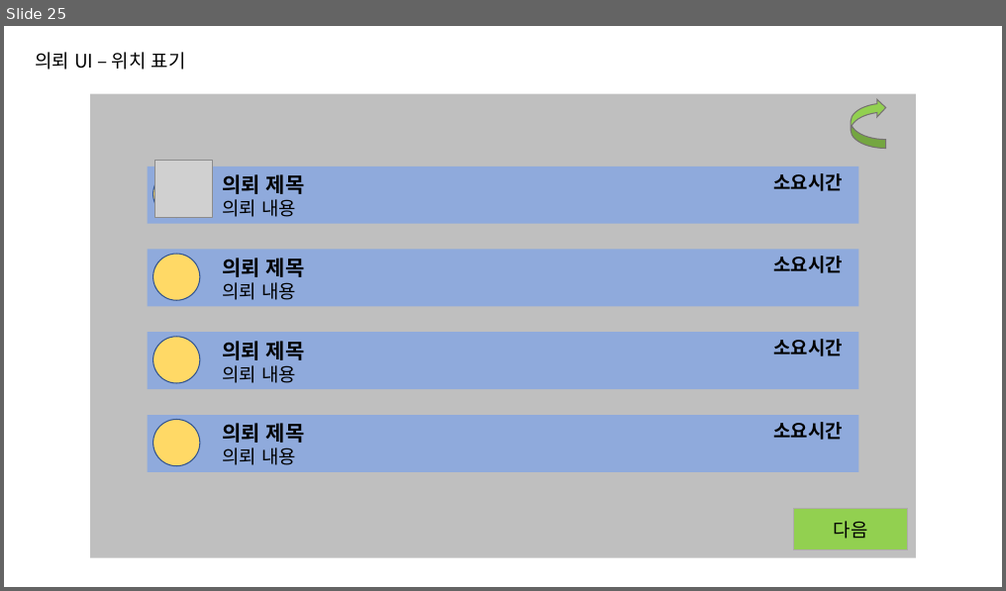
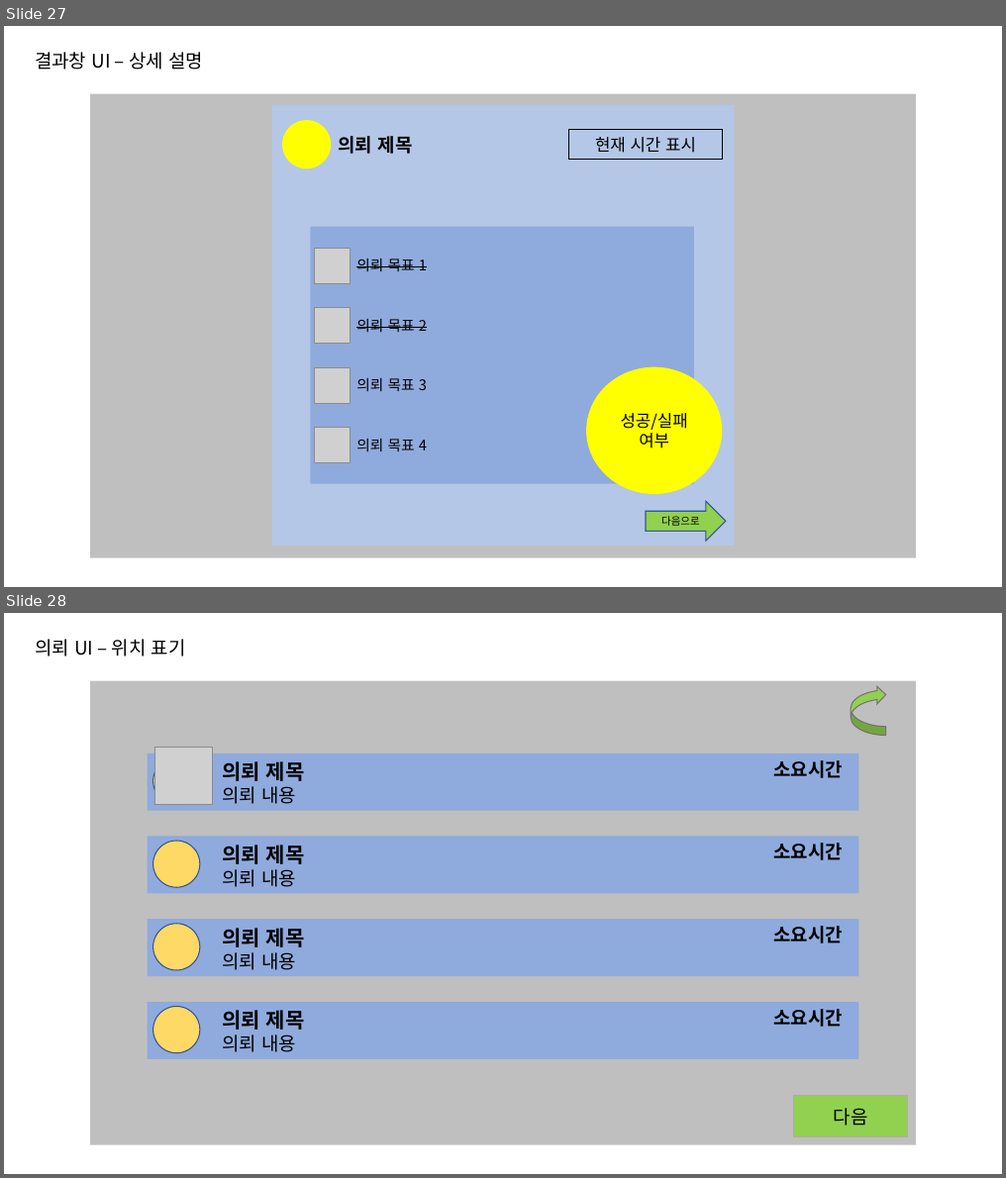
Before and after one commit to go4521304/Backyeah, a slide deck: document/UI기획서초안_ver1.1.pptx. Shown one above the other, each under a label of ours: slide 25 before the commit, slides 27 and 28 after it. The pictures are 1006x591 and 1006x1178 pixels, drawn with LibreOffice and Linux fonts; fonts in the diff are those of the drawing; grey boxes stand for pictures. Boxes give left, top, right and bottom in pixels: in the first picture for what was removed or moved away, otherwise in the second. Text is boxed around its words. In the diff, an @@ line names an element or a change of style, - is before the commit and + after.

```diff
--- a/document/UI기획서초안_ver1.1.pptx
+++ b/document/UI기획서초안_ver1.1.pptx
@@ slide 27 added at (4, 26, 1002, 587), background #FFFFFF @@
@@ text added at (35, 52, 203, 70), 18 pt, text #000000 @@
+결과창 UI – 상세 설명
@@ rectangle added at (90, 94, 916, 559), fill #BFBFBF @@
@@ rectangle added at (272, 104, 734, 546), fill #B4C7E7 @@
@@ ellipse added at (282, 120, 331, 169), fill #FFFF00 @@
@@ text added at (339, 136, 413, 154), 18 pt, text #000000, bold @@
+의뢰 제목
@@ rectangle added at (569, 129, 722, 160), fill #B4C7E7, outline #000000 1 pt, 16 pt, text #000000 @@
+현재 시간 표시
@@ rectangle added at (310, 227, 694, 484), fill #8FAADC @@
@@ picture added at (315, 249, 350, 284) @@
@@ text added at (356, 259, 427, 272), 14 pt, text #000000, strikethrough @@
+의뢰 목표 1
@@ picture added at (315, 307, 350, 344) @@
@@ text added at (356, 319, 427, 332), 14 pt, text #000000, strikethrough @@
+의뢰 목표 2
@@ picture added at (315, 368, 350, 403) @@
@@ text added at (356, 378, 427, 391), 14 pt, text #000000 @@
+의뢰 목표 3
@@ ellipse added at (586, 368, 722, 494), fill #FFFF00, 16 pt, text #000000 @@
+성공/실패
+여부
@@ picture added at (315, 427, 350, 464) @@
@@ text added at (356, 439, 427, 452), 14 pt, text #000000 @@
+의뢰 목표 4
@@ right arrow added at (646, 501, 726, 541), fill #92D050, outline #325491 1 pt, 10 pt, text #000000 @@
+다음으로
@@ what was slide 25 is now slide 28 @@
```
Also in this commit, not shown: 2 other slides added, 4 other files.
